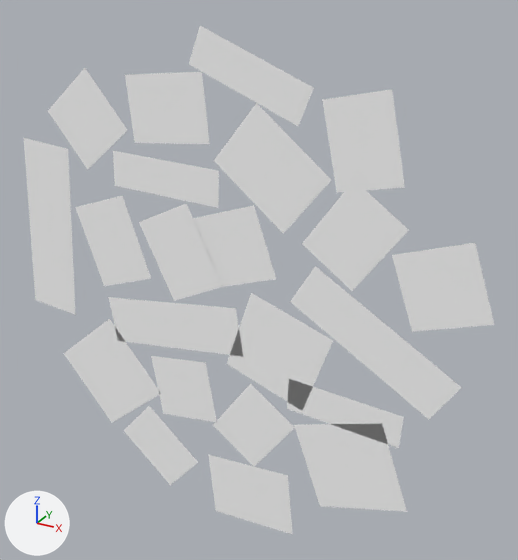
What one commit did to the glTF model public/3d/meffect/model__meffect__meffect.ofs_636_0/ef_636.gltf.
Both versions are drawn from a 50 mm camera at (8.255, -11.465, 0.909) aimed at (7.832, -10.695, 0.524). Every picture has the same lights, and +X, +Y and +Z are marked at lower left. The first picture is the older version.

Objects in the first picture: 'ef_636.001'.
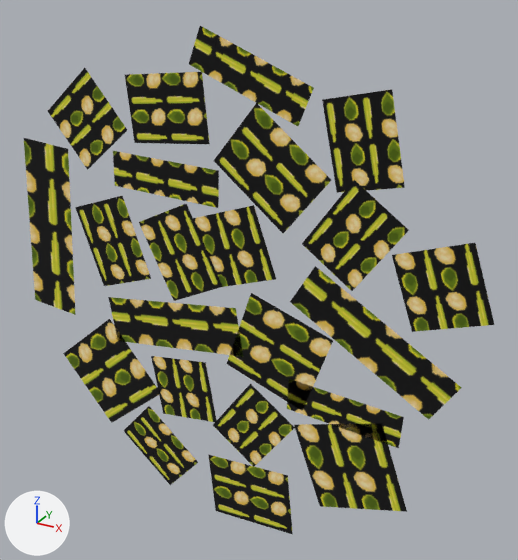
What differs and where, as boxes (x1, y1, x2, y2) in the pictures (518 x 560 px):
'ef_636.001', surface changed (darker): (24, 26, 494, 535) in both

The change, as a list of edits to the scene's bpy script:
```text
Add img_nabe_gu4:
    img_nabe_gu4 = load_image('nabe_gu4', '_unpacked/nabe_gu4', 32, 32, 'sRGB')
Change mat_nabe_gu4:
    remove mat_nabe_gu4.base_color = (1.0, 1.0, 1.0)  # white #ffffff
    add mat_nabe_gu4.texture = img_nabe_gu4
```
